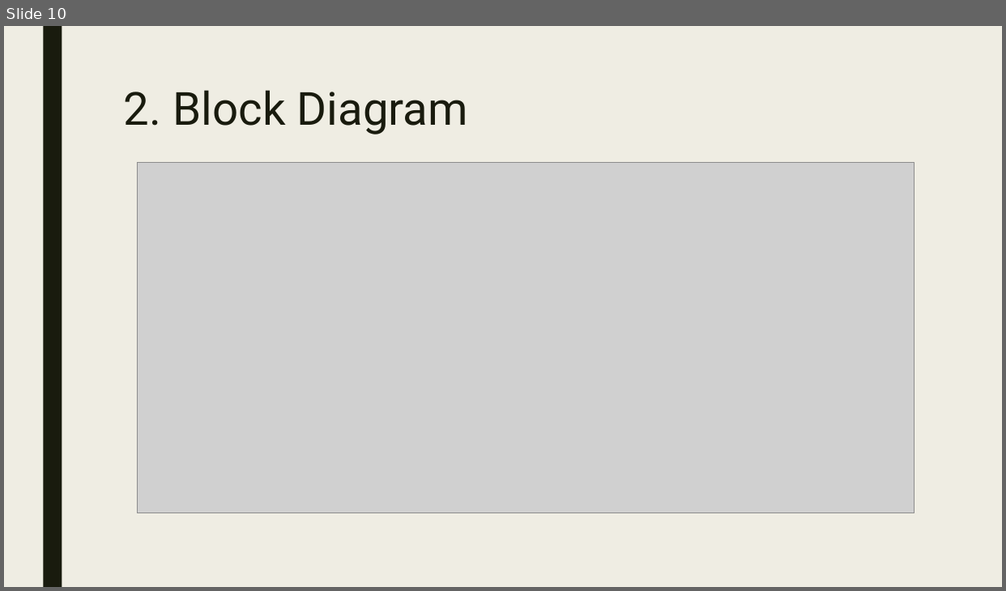
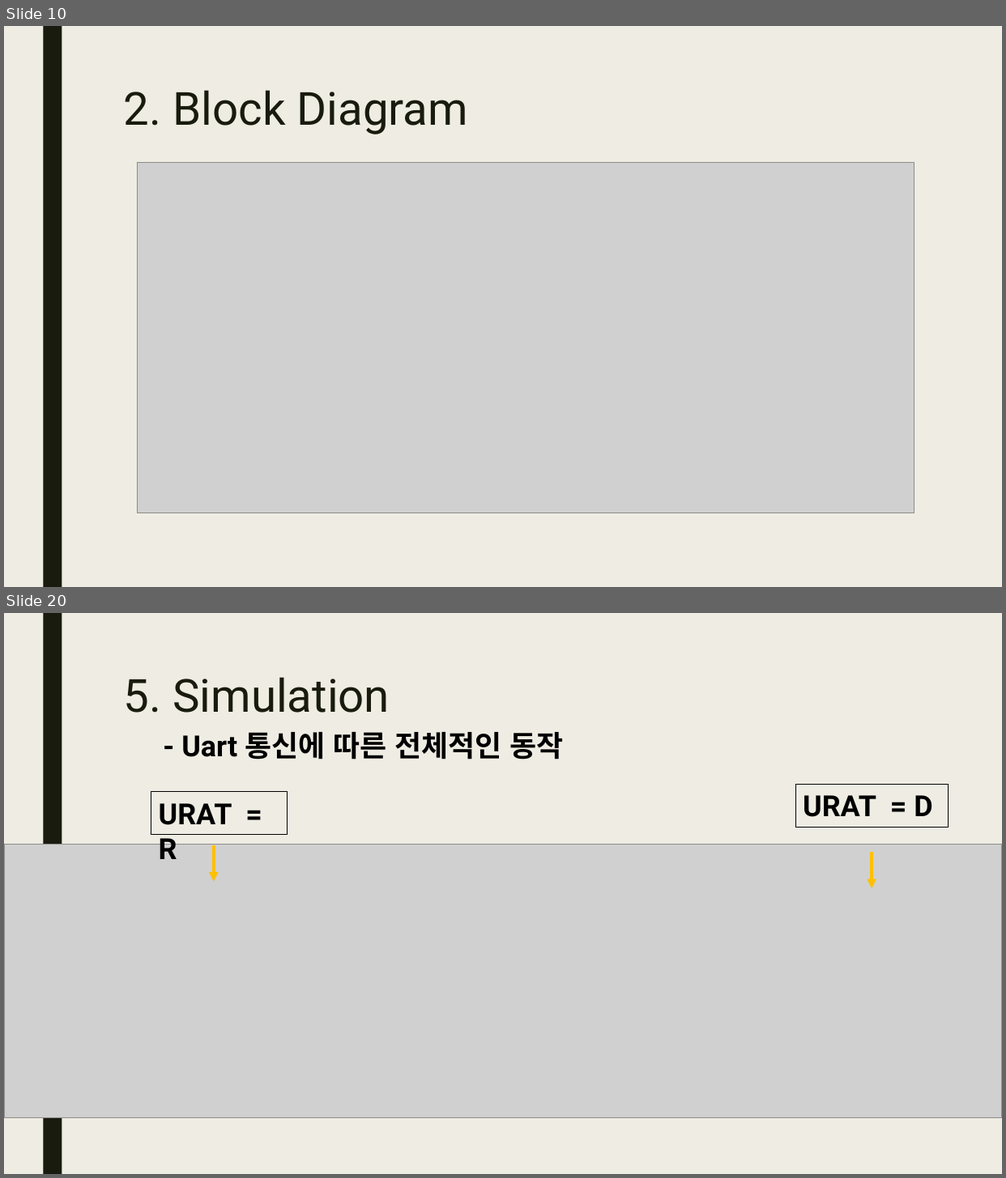
Before and after one commit to JunHyoung0608/Verilog_2026_Project, a slide deck: L01_uart_stopwatch_watch/이준형_stopwatch_watch_rev1.pptx. Shown one above the other, each under a label of ours: slide 10 before the commit, slides 10 and 20 after it; the slides between them are not shown. The pictures are 1006x591 and 1006x1178 pixels, drawn with LibreOffice and Linux fonts; fonts in the diff are those of the drawing; grey boxes stand for pictures. Boxes give left, top, right and bottom in pixels: in the first picture for what was removed or moved away, otherwise in the second. Text is boxed around its words. In the diff, an @@ line names an element or a change of style, - is before the commit and + after.

Commit message:
L02_add_Uart_rx1

```diff
--- a/L01_uart_stopwatch_watch/이준형_stopwatch_watch_rev1.pptx
+++ b/L01_uart_stopwatch_watch/이준형_stopwatch_watch_rev1.pptx
@@ slide 20 added at bbox=[4, 613, 1002, 1174], background #EFEDE3; not listed: 1 template element that a slide beside it also shows @@
@@ title added at bbox=[124, 677, 390, 713], 44 pt, text #191B0E @@
+5. Simulation
@@ text added at bbox=[181, 732, 563, 760], 28 pt, text #000000, bold @@
+- Uart 통신에 따른 전체적인 동작
@@ rectangle added at bbox=[151, 792, 287, 835], outline #000000 0.75 pt, 28 pt, text #000000, bold @@
+URAT = R
@@ rectangle added at bbox=[796, 785, 948, 827], outline #000000 0.75 pt, 28 pt, text #000000, bold @@
+URAT = D
@@ picture added at bbox=[4, 845, 1002, 1118] @@
@@ arrow added from (214, 845) to (214, 882), #FFC000 3 pt @@
@@ arrow added from (872, 853) to (872, 888), #FFC000 3 pt @@
```
Also in this commit, not shown: 1 slide changed, 11 other slides added, 37 slides removed, 4 other files.
